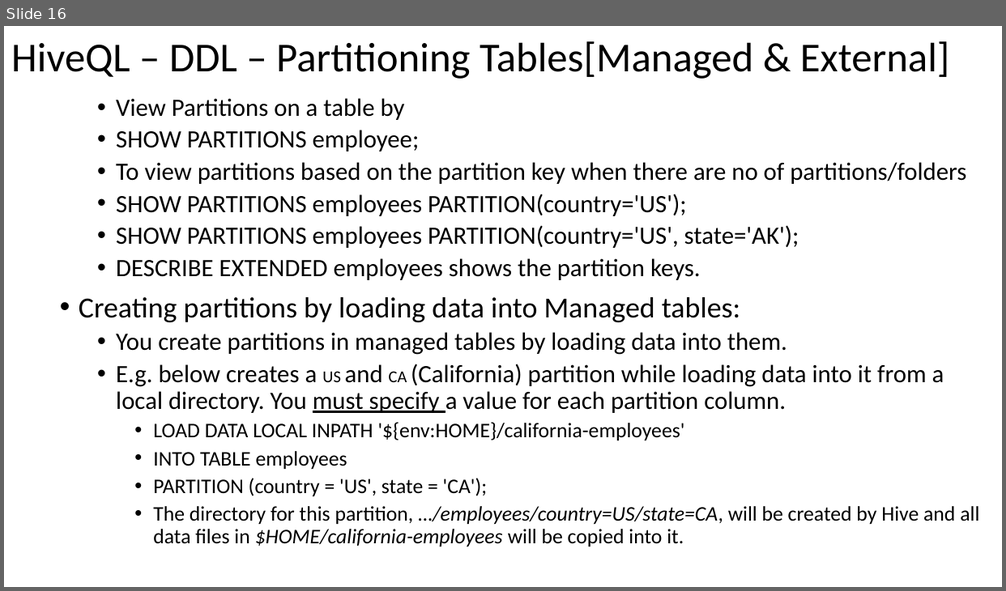
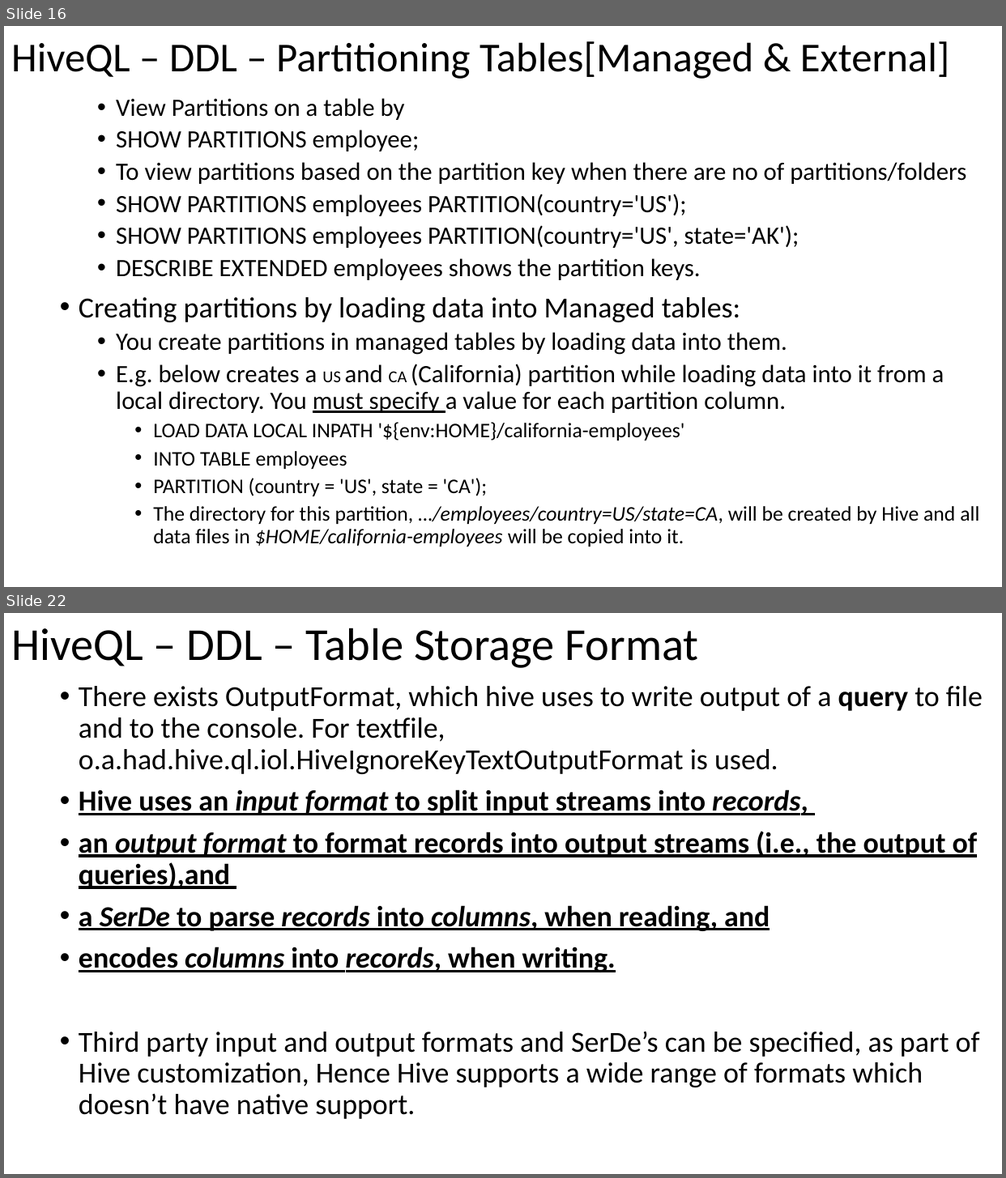
Before and after one commit to email2dorababu/SCALA_Reading, a slide deck: Hive_Def_Guide_mar_2016/Hive_programming_Hive_part3.pptx. Shown one above the other, each under a label of ours: slide 16 before the commit, slides 16 and 22 after it; the slides between them are not shown. The pictures are 1006x591 and 1006x1178 pixels, drawn with LibreOffice and Linux fonts; fonts in the diff are those of the drawing. Boxes give left, top, right and bottom in pixels: in the first picture for what was removed or moved away, otherwise in the second. Text is boxed around its words. In the diff, an @@ line names an element or a change of style, - is before the commit and + after.

```diff
--- a/Hive_Def_Guide_mar_2016/Hive_programming_Hive_part3.pptx
+++ b/Hive_Def_Guide_mar_2016/Hive_programming_Hive_part3.pptx
@@ slide 22 added at bbox=[4, 613, 1002, 1174], background #FFFFFF @@
@@ title added at bbox=[11, 628, 699, 668], 44 pt, text #000000 @@
+HiveQL – DDL – Table Storage Format
@@ text added at bbox=[79, 686, 982, 1119], 28 pt, text #000000 @@
+• There exists OutputFormat, which hive uses to write output of a query to file and to the console. For textfile, o.a.had.hive.ql.iol.HiveIgnoreKeyTextOutputFormat is used.
+• Hive uses an input format to split input streams into records,
+• an output format to format records into output streams (i.e., the output of queries),and
+• a SerDe to parse records into columns, when reading, and
+• encodes columns into records, when writing.
+• Third party input and output formats and SerDe’s can be specified, as part of Hive customization, Hence Hive supports a wide range of formats which doesn’t have native support.
```
Also in this commit, not shown: 1 slide changed, 11 other slides added, 1 other file.
